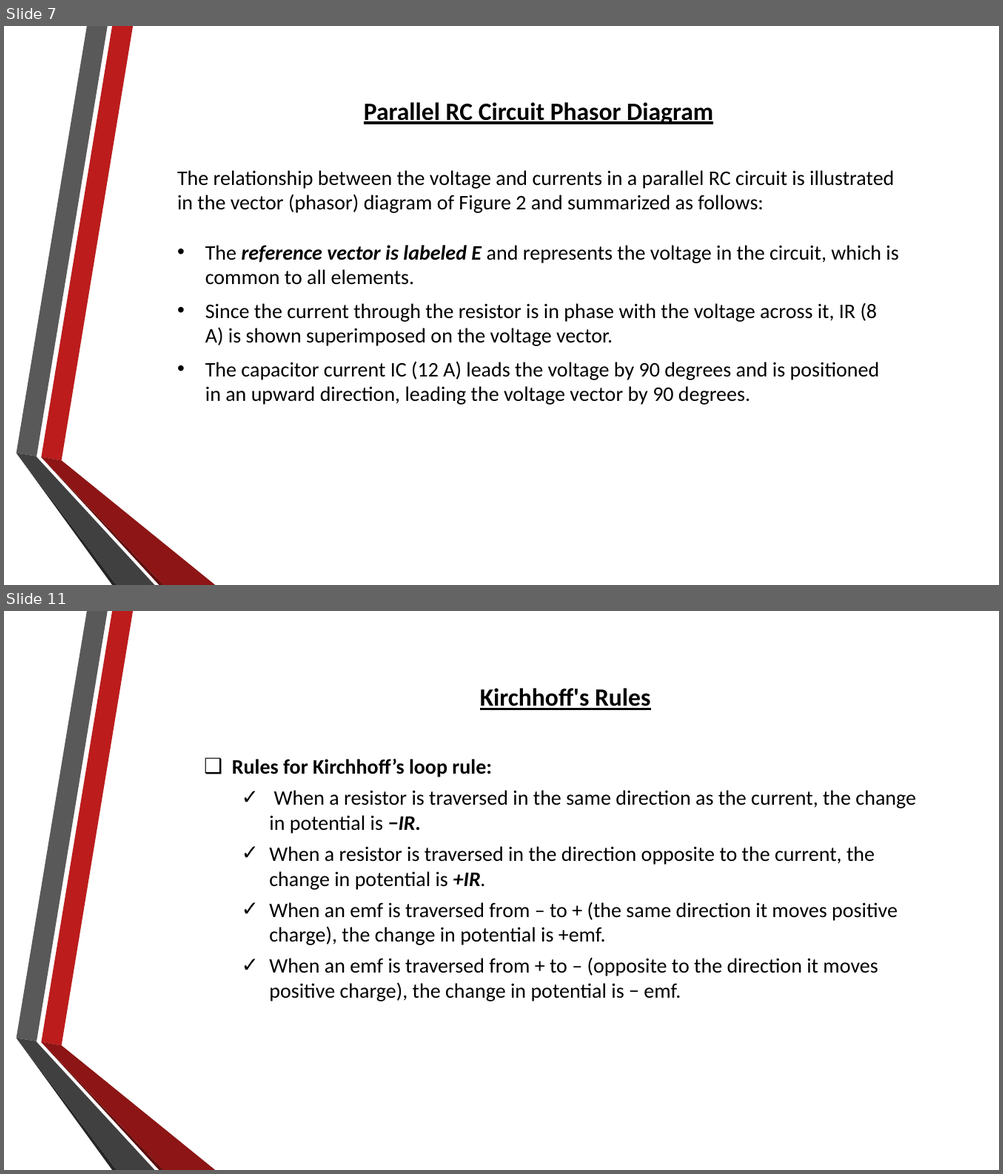
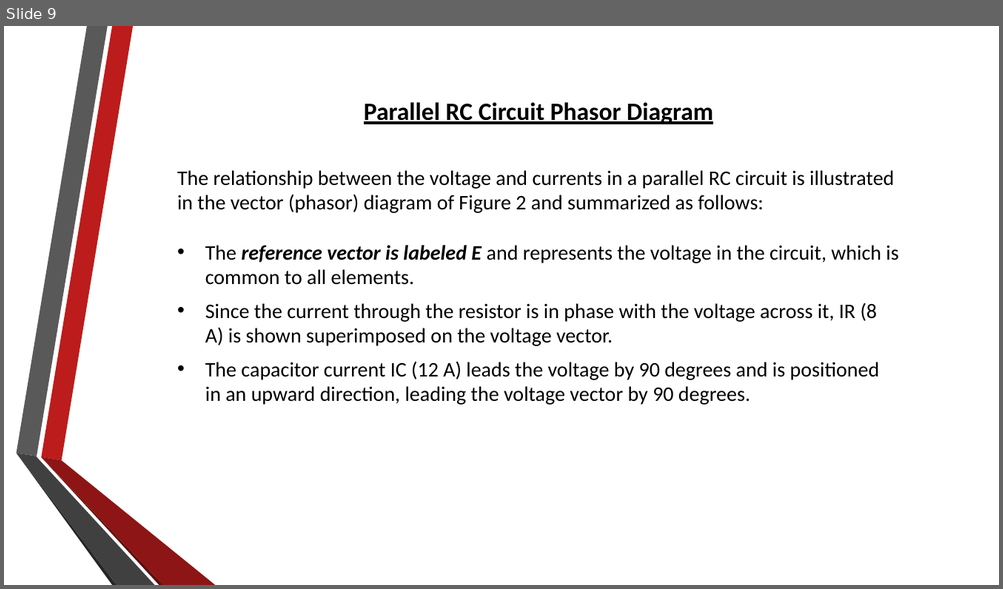
Before and after one commit to RahulAgrwal/Electrical-Virtual-lab, a slide deck: exp2/theoryimage/theory.pptx. Shown one above the other, each under a label of ours: slides 7 and 11 before the commit, slide 9 after it; the slides between them are not shown. The pictures are 1003x1174 and 1003x589 pixels, drawn with LibreOffice and Linux fonts; fonts in the diff are those of the drawing; background and template pictures are left out. Boxes give left, top, right and bottom in pixels: in the first picture for what was removed or moved away, otherwise in the second. Text is boxed around its words. In the diff, an @@ line names an element or a change of style, - is before the commit and + after.

```diff
--- a/exp2/theoryimage/theory.pptx
+++ b/exp2/theoryimage/theory.pptx
@@ slide 11 removed at box(4, 611, 999, 1170), background picture (left out); not listed: 6 template elements that a slide beside it also shows @@
@@ text removed at box(232, 688, 916, 1002) @@
-Kirchhoff's Rules
-❑ Rules for Kirchhoff’s loop rule:
-  ✓ When a resistor is traversed in the same direction as the current, the change in potential is −IR.
-  ✓ When a resistor is traversed in the direction opposite to the current, the change in potential is +IR.
-  ✓ When an emf is traversed from – to + (the same direction it moves positive charge), the change in potential is +emf.
-  ✓ When an emf is traversed from + to – (opposite to the direction it moves positive charge), the change in potential is − emf.
@@ what was slide 7 is now slide 9 @@
```
Also in this commit, not shown: 2 slides changed, 11 slides added, 7 other slides removed, 37 other files.
